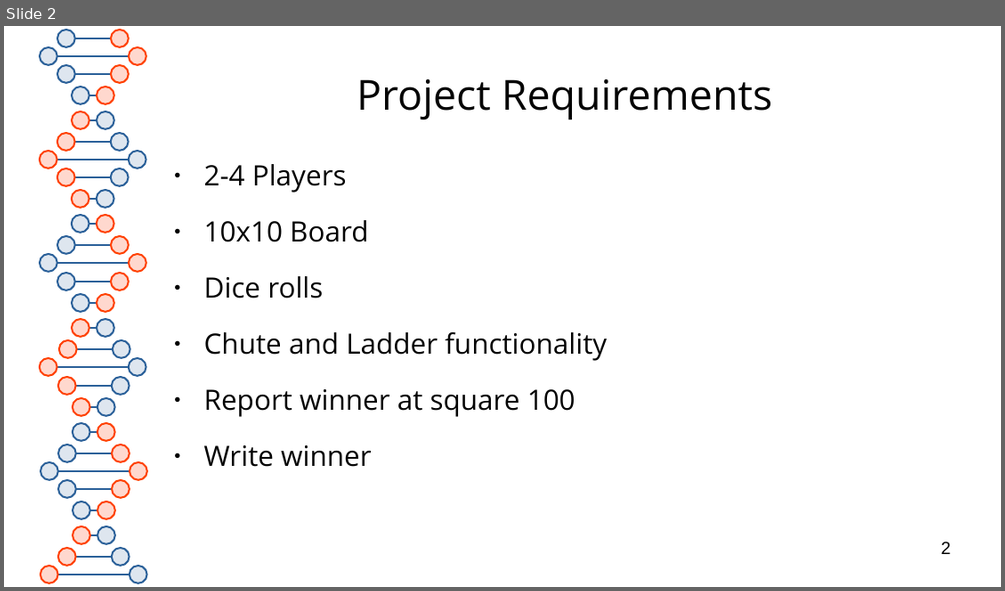
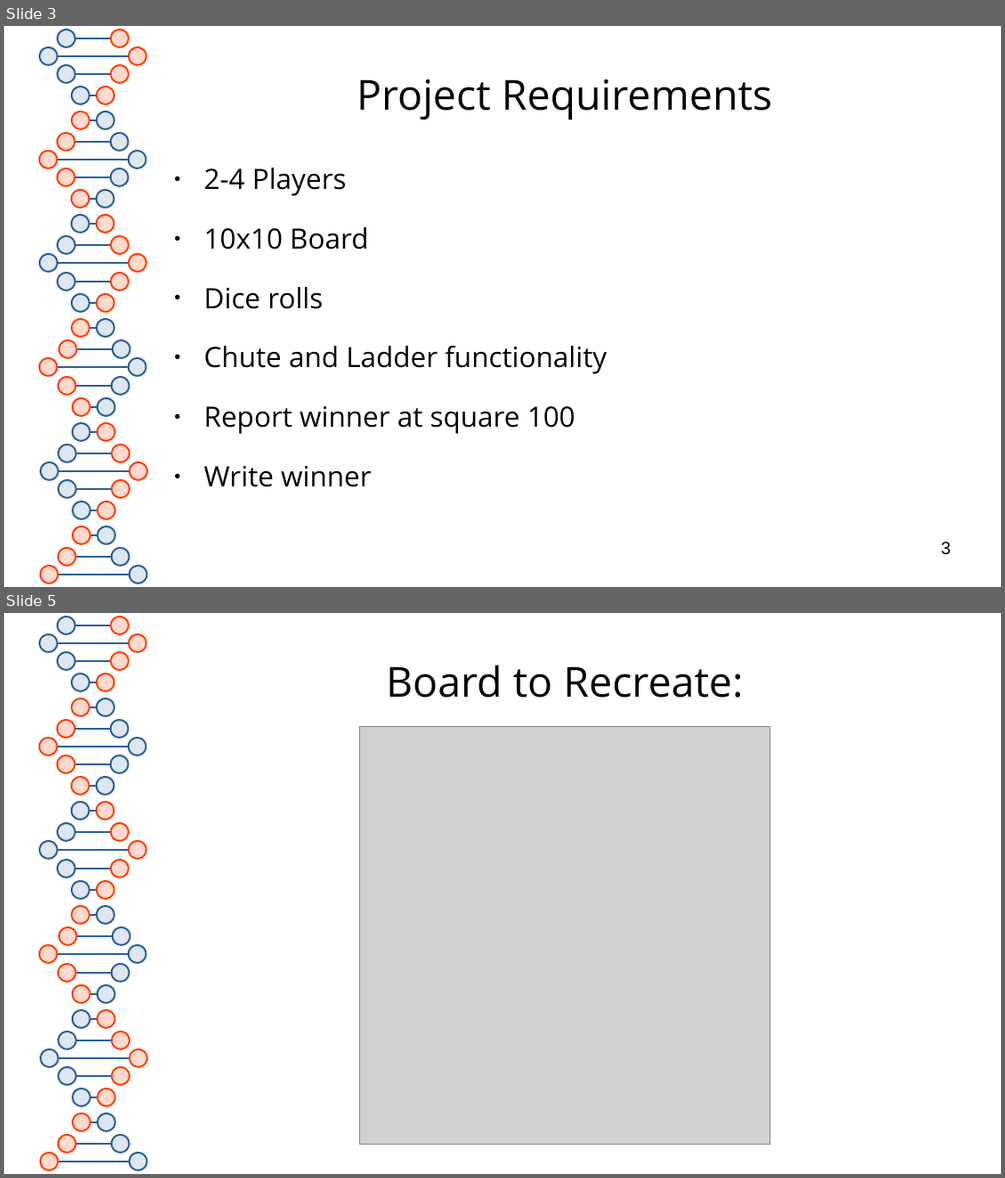
Before and after one commit to RedOctober117/ChutesAndLadders, a slide deck: documentation/presentation.pptx. Shown one above the other, each under a label of ours: slide 2 before the commit, slides 3 and 5 after it; the slides between them are not shown. The pictures are 1005x591 and 1005x1178 pixels, drawn with LibreOffice and Linux fonts; fonts in the diff are those of the drawing; grey boxes stand for pictures. Boxes give left, top, right and bottom in pixels: in the first picture for what was removed or moved away, otherwise in the second. Text is boxed around its words. In the diff, an @@ line names an element or a change of style, - is before the commit and + after.

```diff
--- a/documentation/presentation.pptx
+++ b/documentation/presentation.pptx
@@ slide 5 added at [4,613,1001,1174], background #FFFFFF; not listed: 81 template elements that a slide beside it also shows @@
@@ title added at [386,665,743,698], 33 pt, text #050505 @@
+Board to Recreate:
@@ picture added at [359,727,770,1145] @@
@@ what was slide 2 is now slide 3 @@
@@ slide 3 changed as well @@
@@ text "2-4 Players" at [204,168,607,487]: line spacing 0.9 to 1; less space between paragraphs @@
@@ page number at [941,541,951,555]: text changed @@
-2
+3
```
Also in this commit, not shown: 8 other slides changed, 5 other slides added.
